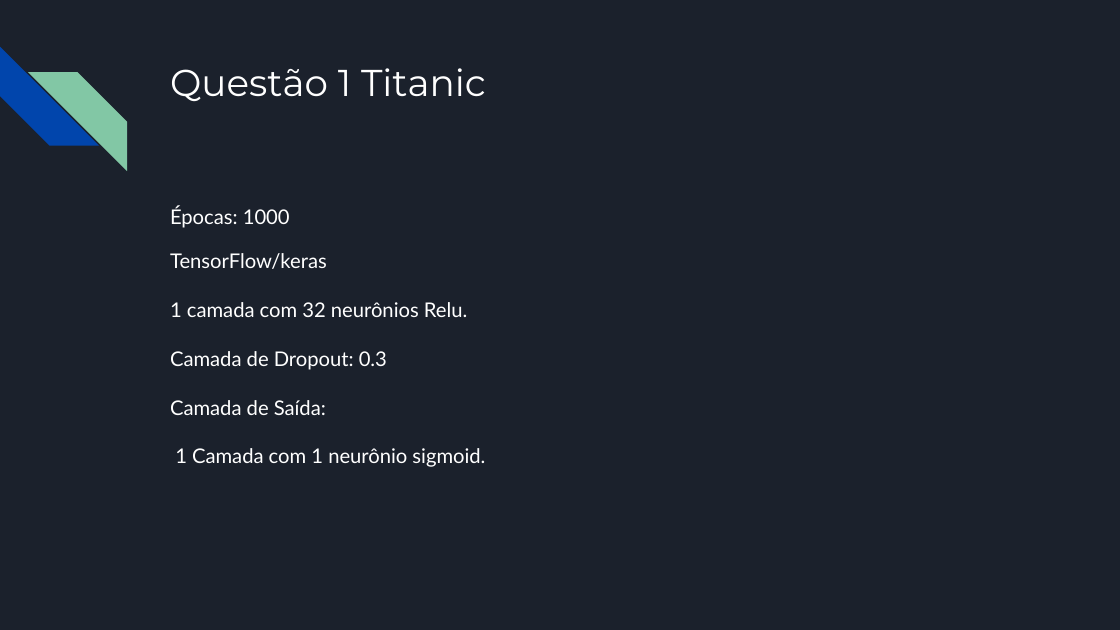
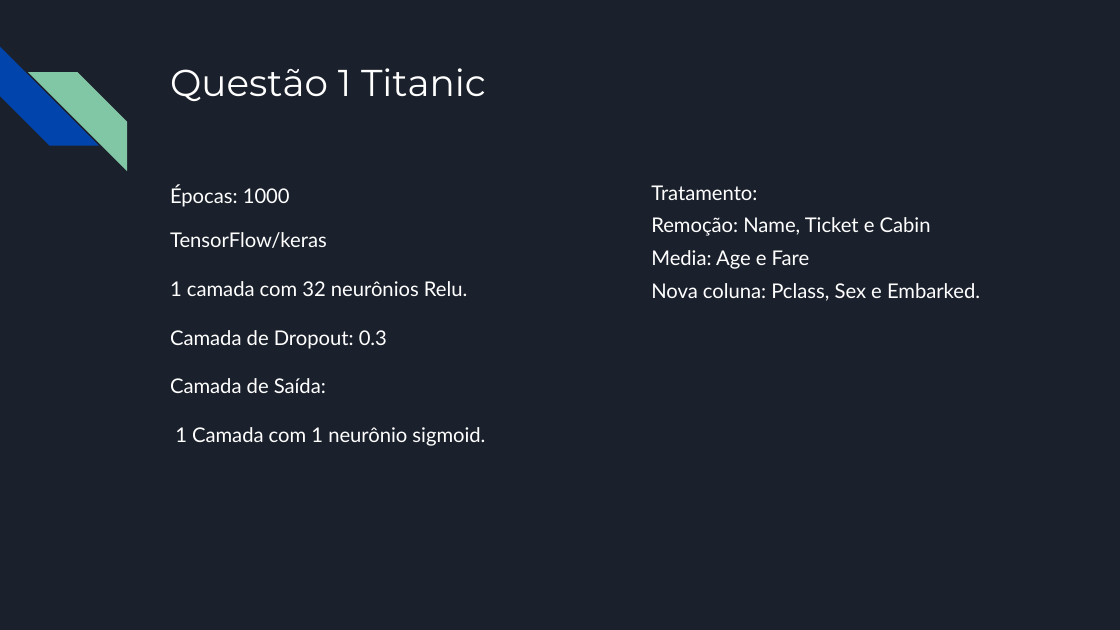
Before and after one commit to franciscochagas13/lista2, a slide deck: slide 2 of 2A LISTA DE EXERCÍCIOS.pptx. Drawn at 1120x630 pixels with LibreOffice and Linux fonts; fonts in the diff are those of the drawing. Boxes give left, top, right and bottom in pixels: in the first picture for what was removed or moved away, otherwise in the second. Text is boxed around its words. In the diff, an @@ line names an element or a change of style, - is before the commit and + after.

```diff
--- a/2A LISTA DE EXERCÍCIOS.pptx
+++ b/2A LISTA DE EXERCÍCIOS.pptx
@@ text "Épocas: 1000": place and size @@
-text "Épocas: 1000" at box(170, 207, 485, 467)
+text "Épocas: 1000" at box(170, 185, 485, 446)
@@ text added at box(651, 185, 980, 301), 13 pt, text #FFFFFF @@
+Tratamento:
+Remoção: Name, Ticket e Cabin
+Media: Age e Fare
+Nova coluna: Pclass, Sex e Embarked.
```
Also in this commit, not shown: 3 other slides changed, 3 slides added, 1 slide removed, 2 other files.
